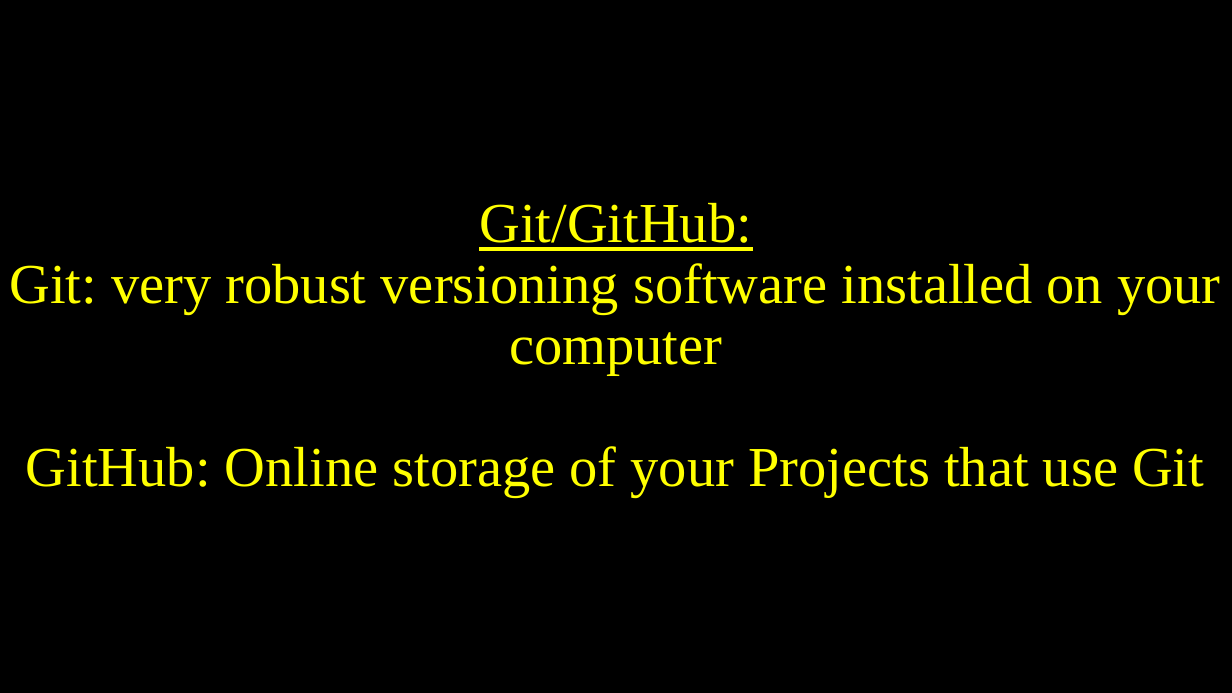
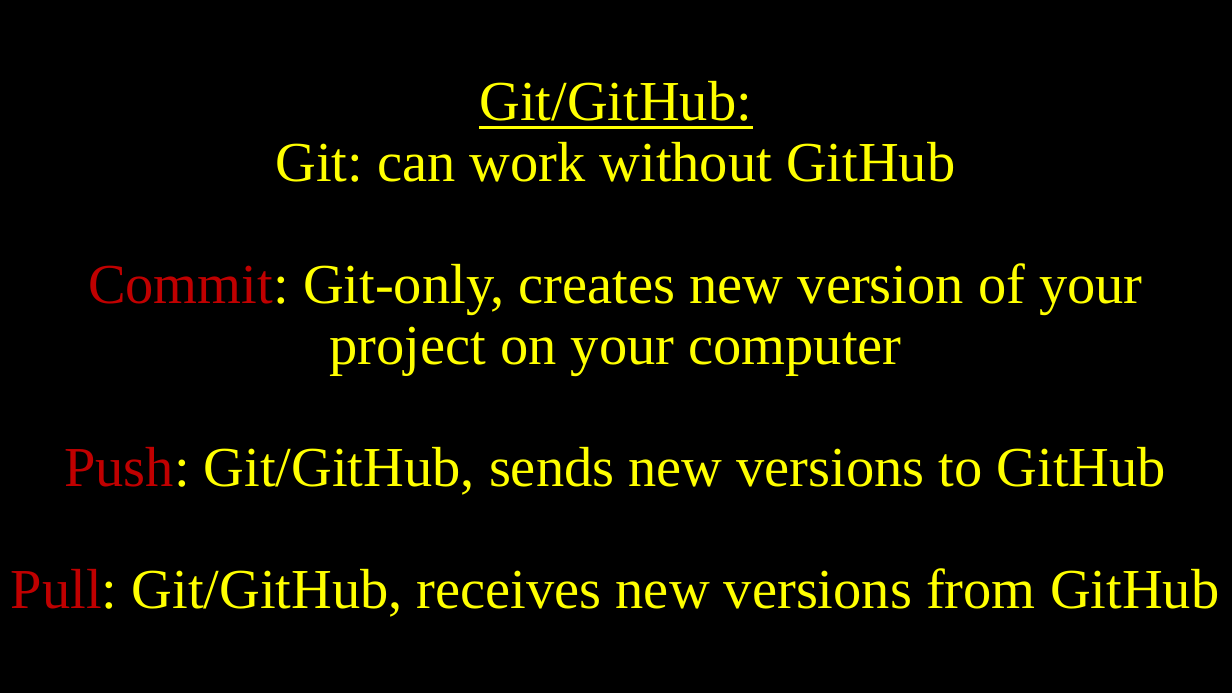
Before and after one commit to belinskyc/KnitR-RMD, a slide deck: slide 14 of KnitR.pptx (slide 8 before the commit). Drawn at 1232x693 pixels with LibreOffice and Linux fonts; fonts in the diff are those of the drawing. Boxes give left, top, right and bottom in pixels: in the first picture for what was removed or moved away, otherwise in the second. Text is boxed around its words. In the diff, an @@ line names an element or a change of style, - is before the commit and + after.

```diff
--- a/KnitR.pptx
+++ b/KnitR.pptx
@@ title at [11, 80, 1219, 617]: text changed @@
-Git/GitHub:
-Git: very robust versioning software installed on your computer
-GitHub: Online storage of your Projects that use Git
+Git/GitHub:
+Git: can work without GitHub
+Commit: Git-only, creates new version of your project on your computer
+Push: Git/GitHub, sends new versions to GitHub
+Pull: Git/GitHub, receives new versions from GitHub
```
Also in this commit, not shown: 6 other slides changed, 6 slides added, 5 other files.
